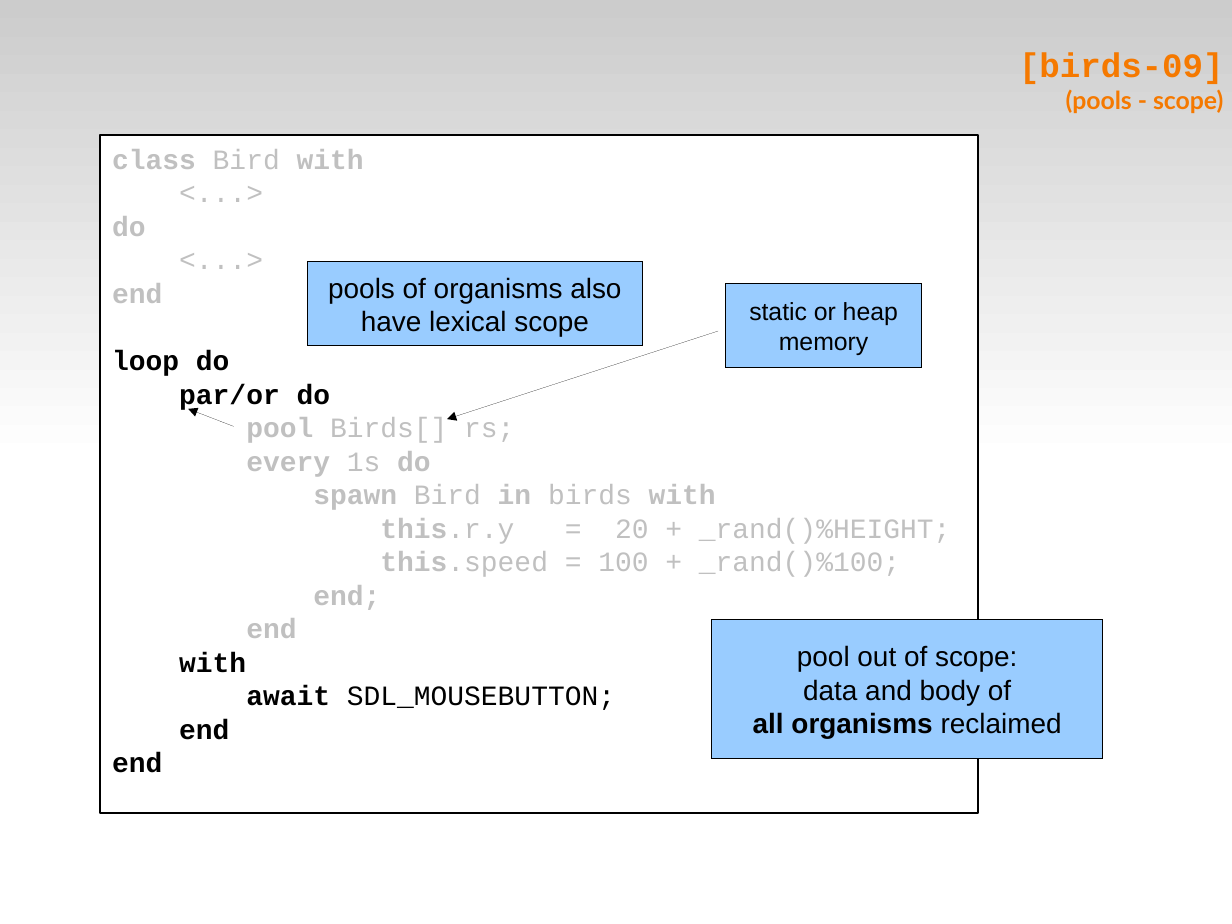
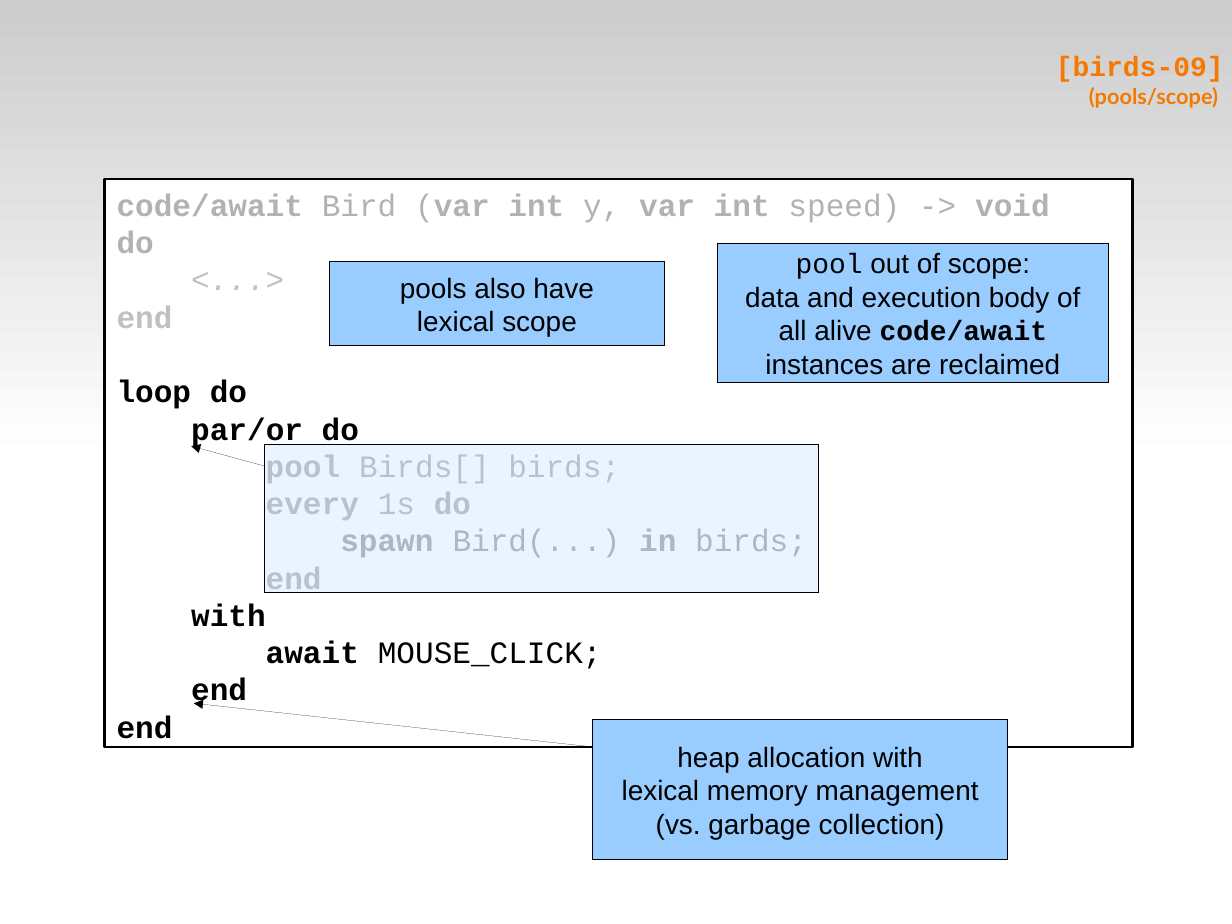
Before and after one commit to fsantanna-uerj/reativos, a slide deck: slide 25 of slides/07_ceu.odp (slide 16 before the commit). Drawn at 1232x924 pixels with LibreOffice and Linux fonts; fonts in the diff are those of the drawing. Boxes give left, top, right and bottom in pixels: in the first picture for what was removed or moved away, otherwise in the second. Text is boxed around its words. In the diff, an @@ line names an element or a change of style, - is before the commit and + after.

Commit message:
(>) slides, code

```diff
--- a/slides/07_ceu.odp
+++ b/slides/07_ceu.odp
@@ title at (1056,57,1224,108): text changed; size 16 to 14 pt @@
-[birds-09]
-(pools - scope)
+[birds-09]
+(pools/scope)
@@ rectangle "code/await Bird (var int y, ...": place and size @@
-rectangle "code/await Bird (var int y, ..." at (101,135,978,814)
+rectangle "code/await Bird (var int y, ..." at (105,179,1134,747)
@@ text in rectangle at (117,194,1050,222): text changed; size 18 to 20 pt; text colour #C0C0C0 to #B2B2B2 @@
-class Bird with
-<...>
+code/await Bird (var int y, var int speed) -> void
@@ text in rectangle at (117,231,471,739): size 18 to 20 pt in "do", "<...>", "end", "loop do" and 6 more places; text colour #C0C0C0 to #B2B2B2 in "do"; italic on in "<...>" @@
@@ rectangle "pools also have": place and size @@
-rectangle "pools also have" at (307,262,643,345)
+rectangle "pools also have" at (330,262,665,345)
@@ rectangle "pool out of scope:": place and size @@
-rectangle "pool out of scope:" at (712,619,1103,759)
+rectangle "pool out of scope:" at (718,244,1109,383)
@@ text in rectangle at (796,252,1030,279): font Arial to Courier New in "pool" @@
@@ text in rectangle at (400,277,594,336): text changed @@
-pools of organisms also
-have lexical scope
+pools also have
+lexical scope
@@ rectangle removed at (726,284,922,368) @@
-static or heap
-memory
@@ text in rectangle at (745,286,1080,375): text changed @@
-data and body of
-all organisms reclaimed
+data and execution body of
+all alive code/await
+instances are reclaimed
@@ arrow removed from (719, 331) to (447, 419) @@
@@ arrow moved from (234, 426) - (188, 409) to (265, 466) - (191, 446) @@
@@ rectangle added at (264,445,818,593), fill #99CCFF at 20% opacity, outline #000000 0 pt @@
@@ text in rectangle at (266,455,620,483): text changed; size 18 to 20 pt @@
-pool Birds[] rs;
+pool Birds[] birds;
@@ text in rectangle at (340,529,807,557): text changed; size 18 to 20 pt; text colour #C0C0C0 to #B2B2B2 @@
-spawn Bird in birds with
-this.r.y = 20 + _rand()%HEIGHT;
-this.speed = 100 + _rand()%100;
-end;
+spawn Bird(...) in birds;
@@ text in rectangle at (266,641,602,669): text changed; size 18 to 20 pt @@
-await SDL_MOUSEBUTTON;
+await MOUSE_CLICK;
@@ arrow added from (593, 747) to (193, 703), #000000 0 pt @@
@@ rectangle added at (593,720,1007,860), fill #99CCFF, outline #000000 0 pt, 18 pt, text #000000 @@
+heap allocation with
+lexical memory management
+(vs. garbage collection)
```
Also in this commit, not shown: 2 other slides changed, 32 slides added, 22 slides removed, 12 other files.
